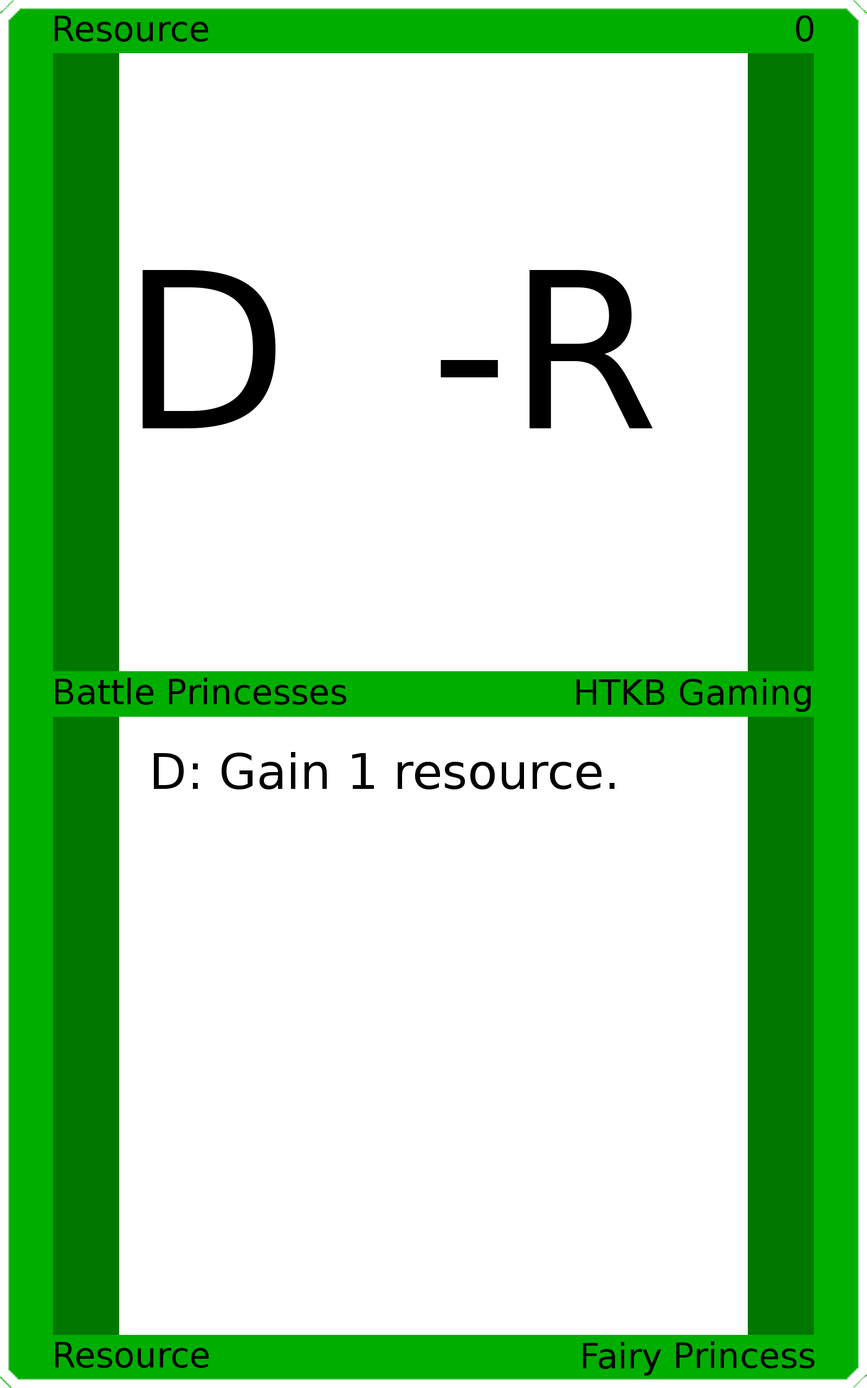
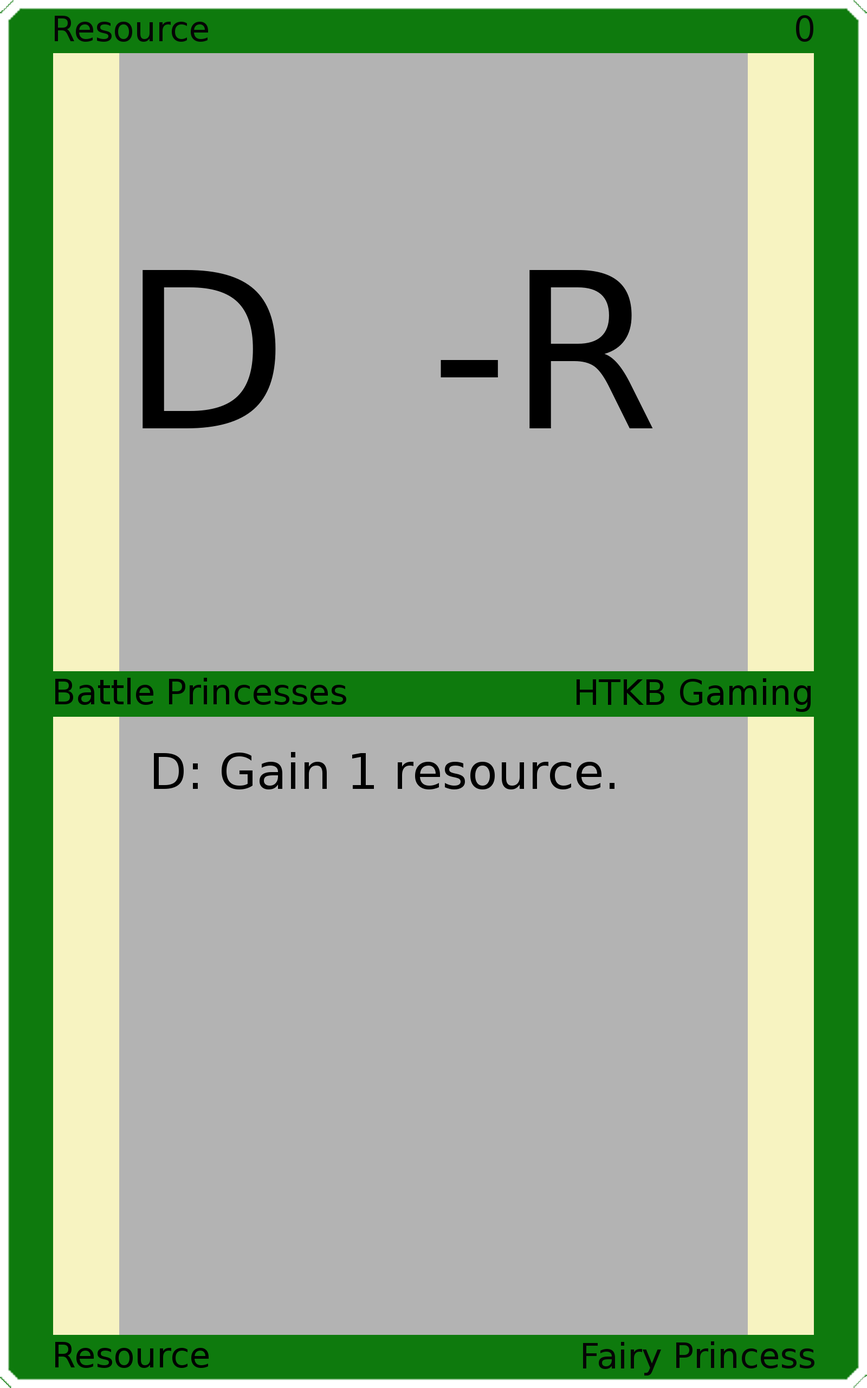
Layer changes from the first 867 × 1388 image to the second:
painted on "Border" over [0, 0, 867, 1388]
painted on "Top Background" over [119, 52, 748, 673]
painted on "Bottom Background" over [119, 715, 748, 1336]
painted on "Background" over [35, 35, 832, 1352]
